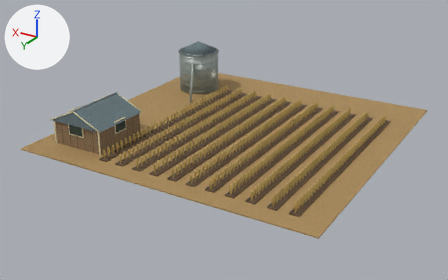
A saved change to the glTF model game/assets/desert-dreams-3d/268-blender.glb.
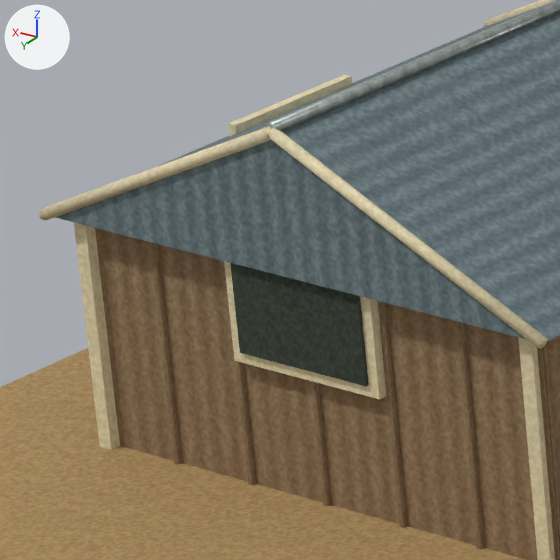
The first picture shows the older version from a 50 mm camera at (-30.5, 54.1, 25.3) aimed at (0.6, 2.2, -0.6). The close-ups show the older and then the newer version on the part from 10% to 23% of the width and 35% to 55% of the height of that picture. Only the edits that show in the close-ups are written down. The lights are fixed; the arrows at upper left show +X, +Y and +Z. Objects named as collision shapes, trigger or cutter boxes, shadow casters or lower levels of detail are left out. Vertices at exactly the same position are counted once.

In view in the first close-up: 'ag_grain cream', 'ag_grain dark', 'ag_grain earth', 'ag_grain metal', 'ag_grain roof', 'ag_grain wood'.
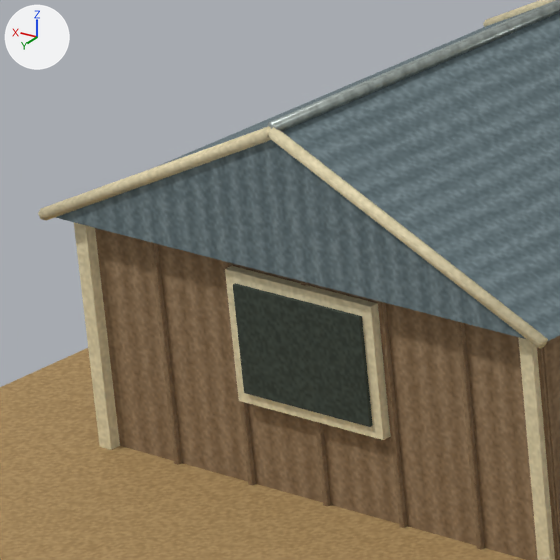
Pixel boxes (x1, y1, x2, y2) of what changed, in the close-ups (560 x 560 px; the box of a moved part takes in the faces that stretch with it):
```json
{"object": "ag_grain dark", "change": "reshaped", "before": [230, 263, 369, 386], "after": [233, 283, 373, 427]}
{"part": 1, "of": "me_ag_grain_cream", "change": "moved or reshaped", "before": [228, 75, 352, 136], "on screen": "not visible afterwards"}
{"part": 2, "of": "me_ag_grain_cream", "change": "moved or reshaped", "before": [224, 261, 387, 399], "after": [225, 266, 391, 440]}
```

Scene script edits in JSON lines:
```json
{"block": "me_ag_grain_cream", "where": "me_ag_grain_cream.from_pydata(...)  # 124 vertices, 196 faces; spans x 7.72..14.28, y 6.69..13.31, z 0.1..4.18"}
{"block": "me_ag_grain_cream", "where": "# used by ob_ag_grain_cream; location = (0.0, 0.0, 0.0)"}
{"block": "me_ag_grain_cream", "change": "me_ag_grain_cream part 1: the loose piece of 8 vertices spanning x 13.95..14.05, y 9.15..10.85, z 1.55..2.85 is moved by (0.0, 0.0, -0.43)"}
{"block": "me_ag_grain_cream", "change": "me_ag_grain_cream part 2: the loose piece of 8 vertices spanning x 10.05..11.95, y 13.03..13.13, z 1.5..2.9 is moved by (0.0, 0.0, -0.43)"}
{"block": "me_ag_grain_dark", "where": "me_ag_grain_dark.from_pydata(...)  # 136 vertices, 208 faces; spans x -12.7..14.1, y -11.5..14.0, z 0.2..5.0"}
{"block": "me_ag_grain_dark", "where": "# used by ob_ag_grain_dark; location = (0.0, 0.0, 0.0)"}
{"block": "me_ag_grain_dark", "change": "me_ag_grain_dark part 3: the loose piece of 8 vertices spanning x 10.2..11.8, y 13.1..13.2, z 1.6..2.8 is moved by (0.0, 0.0, -0.4)"}
```
